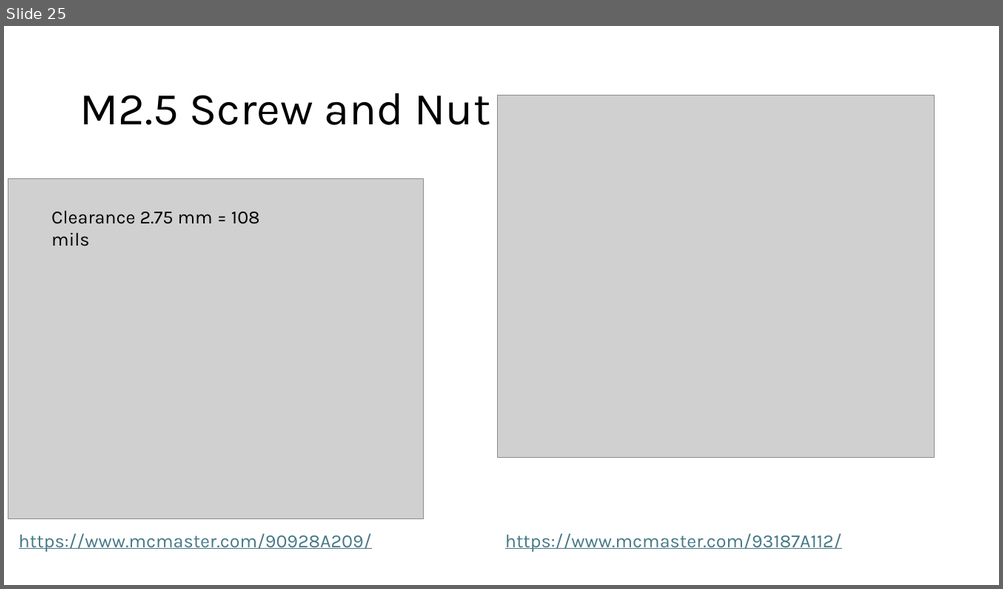
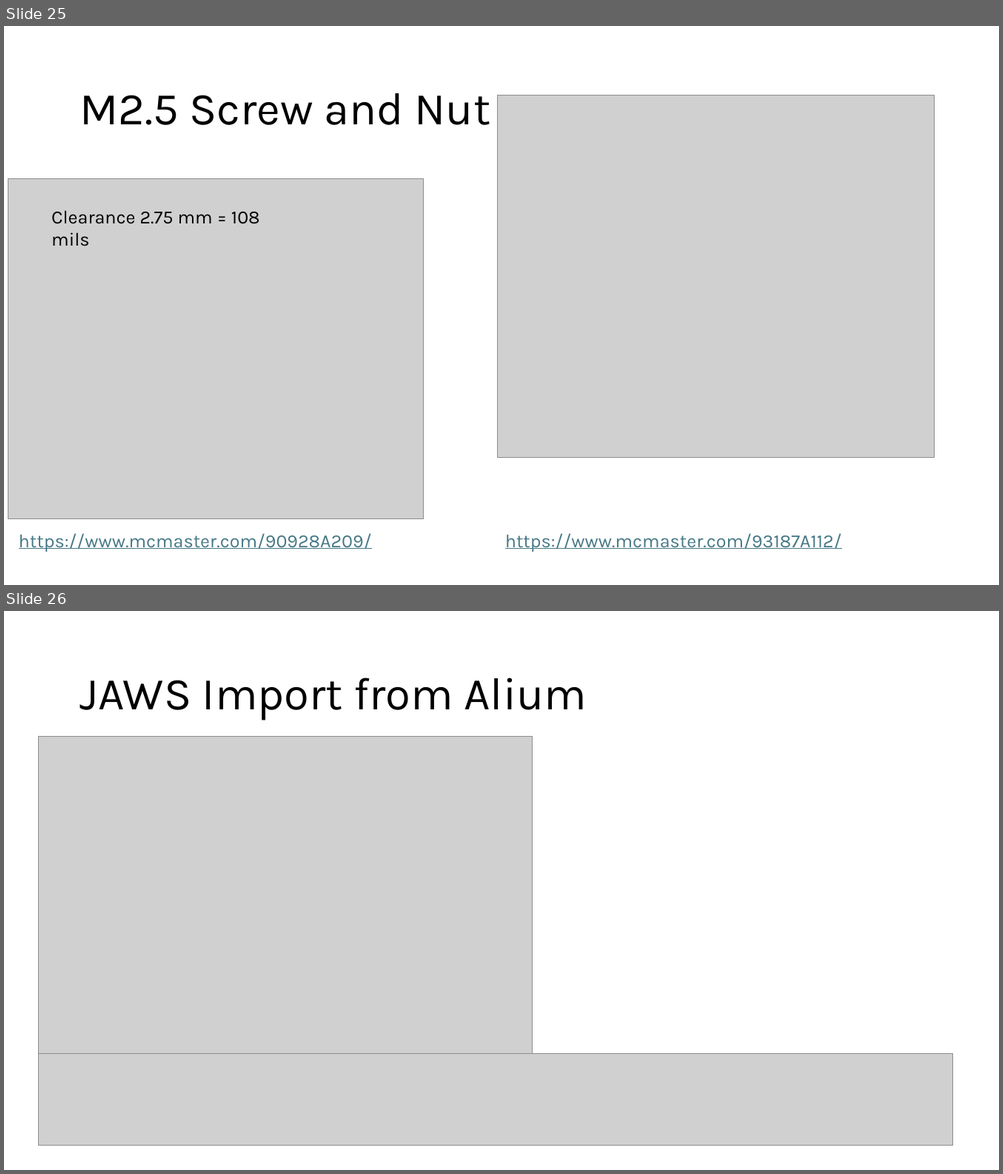
Before and after one commit to lafefspietz/sp3t-ecal, a slide deck: SP3T-ECAL.pptx. Shown one above the other, each under a label of ours: slide 25 before the commit, slides 25 and 26 after it. The pictures are 1003x589 and 1003x1174 pixels, drawn with LibreOffice and Linux fonts; fonts in the diff are those of the drawing; grey boxes stand for pictures. Boxes give left, top, right and bottom in pixels: in the first picture for what was removed or moved away, otherwise in the second. Text is boxed around its words. In the diff, an @@ line names an element or a change of style, - is before the commit and + after.

Commit message:
changed to stackup like JAWS

```diff
--- a/SP3T-ECAL.pptx
+++ b/SP3T-ECAL.pptx
@@ slide 26 added at box(4, 611, 999, 1170), background #FFFFFF @@
@@ title added at box(79, 678, 586, 721), 44 pt, text #000000 @@
+JAWS Import from Alium
@@ picture added at box(38, 736, 532, 1054) @@
@@ picture added at box(38, 1054, 952, 1146) @@
```
Also in this commit, not shown: 15 other files.
